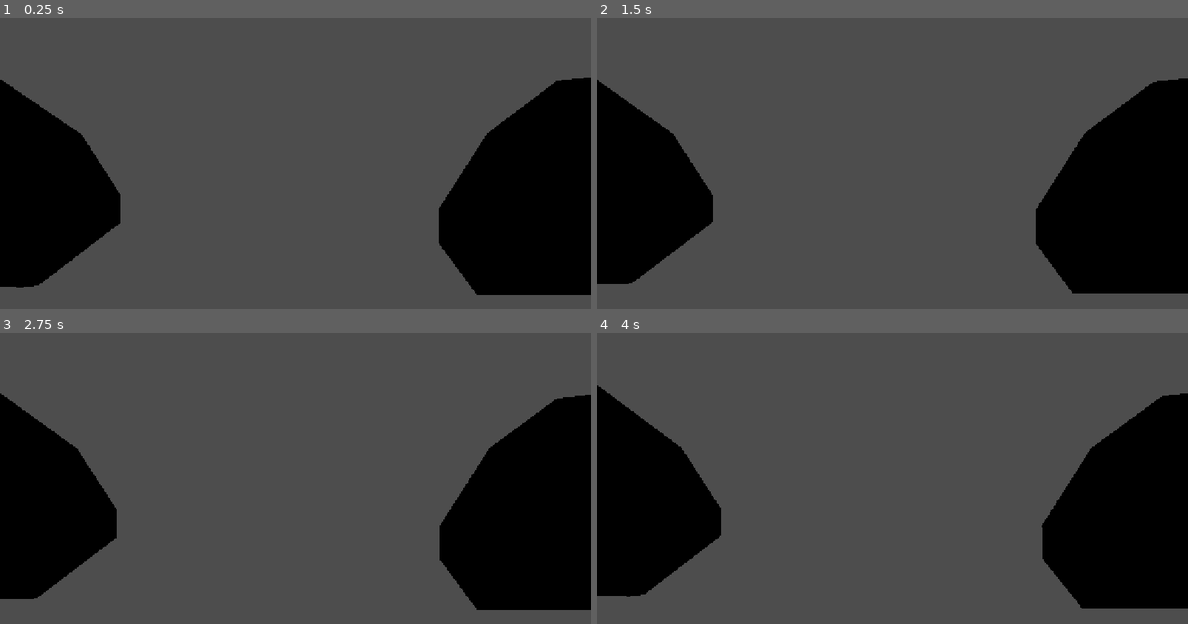
Above: before the commit, frames 1-4 (two rows, left to right).
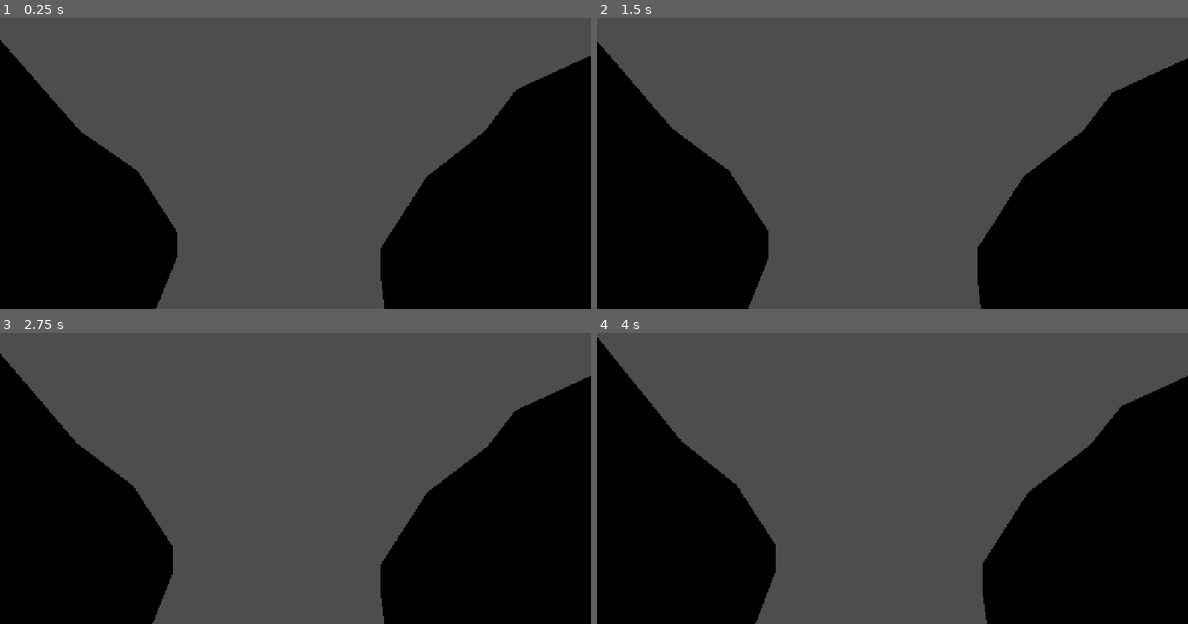
Above: after the commit, the same moments.

Repository: amami-cell/susabiyu-ig-auto
Game: Godot game, scene res://scenes/actors/player.tscn
Same seed, same stepped clock (60 frames per second), same inputs: the game is played once before the commit and once after it. This scene is started directly instead of the project's main scene.
Inputs (mouse positions are in pixels of both pictures, inside the frame that each line leads up to):
- Up to frame 1 (0.25 s): no input
- Up to frame 2 (1.5 s): move the mouse to (1022, 125) at 0.52 s; hold D (move_right) 0.53-1.25 s; tap J (act_attack) at 0.6 s; click (1022, 125) at 0.67 s; tap Space (act_jump) at 0.77, 1.07 s; drag from (774, 160) to (862, 210) at 1.27 s
- Up to frame 3 (2.75 s): move the mouse to (354, 385) at 2.02 s; hold D (move_right) from 2.03 s (still down); tap J (act_attack) at 2.1 s
- Up to frame 4 (4 s): release D (move_right) at 2.75 s; drag from (862, 525) to (715, 408) at 2.77 s; move the mouse to (1069, 507) at 3.52 s; hold A (move_left) from 3.53 s (still down); tap J (act_attack) at 3.6 s; tap Space (act_jump) at 3.77 s

The runs differ from the first frame. In frame 1, 15% of the frame differs, in the area x 0-100%, y 7-100%; in frame 2, 15%; in frame 3, 15%; in frame 4, 16%, in the area x 0-100%, y 1-100%.

Commit message:
本物モデルを“可愛く”：頭を大きくしてチビ3頭身＋手足ぷに＋パステル
- KobitoModel：頭ボーン(mixamorig_Head)を2.0倍、手足を1.3〜1.35倍にスケールして
  可愛い3頭身チビに。アニメがスケールを触らない前提で毎フレーム再適用して保つ。
- 色替えをパステル寄りに（家族色を混ぜつつ明るく・つや消し）。
- リグ付きモデルの質感は活かしたまま“可愛い”方向へ。selftest OK。

Co-Authored-By: Claude Opus 4.8 <noreply@anthropic.com>
Claude-Session: https://claude.ai/code/session_01Vw7YN8y4ArxBhwqv8CY4gx

Diff:
--- a/kobito-3d/scenes/actors/kobito_model.gd
+++ b/kobito-3d/scenes/actors/kobito_model.gd
@@ -12,10 +12,15 @@
 const BASE_SCALE := 0.052       # HVGirl の素の大きさ→小人サイズへ
 const FEET_Y := -0.52           # body ローカルでの足元（クレイ版と揃える）
 const WALK_SPEED_ON := 0.4      # この速さ以上で歩きアニメ
+const HEAD_SCALE := 2.0         # 頭を大きく＝3頭身チビで可愛く
+const HAND_SCALE := 1.35        # 手足も少し大きく＝ぷにっと可愛い
+const FOOT_SCALE := 1.3
 
 var _actor: Object = null
 var _ap: AnimationPlayer = null
 var _walking := false
+var _skel: Skeleton3D = null
+var _cute_bones: Array = []     # [[bone_idx, scale], ...] 毎フレーム再適用してチビ体型を保つ
 
 
 static func has_model() -> bool:
@@ -43,11 +48,30 @@
 	# 家族の色でうっすら色付け（服・肌をまとめて軽くトーン）
 	_tint(model, color)
 
+	# チビ化：頭を大きく・手足も少し大きく（可愛い3頭身）。毎フレーム再適用して保つ。
+	_skel = model.find_child("Skeleton3D", true, false)
+	if _skel != null:
+		_add_cute_bone("mixamorig_Head", HEAD_SCALE)
+		_add_cute_bone("mixamorig_LeftHand", HAND_SCALE)
+		_add_cute_bone("mixamorig_RightHand", HAND_SCALE)
+		_add_cute_bone("mixamorig_LeftFoot", FOOT_SCALE)
+		_add_cute_bone("mixamorig_RightFoot", FOOT_SCALE)
+		_apply_cute()
+
 	_ap = model.find_child("AnimationPlayer", true, false)
-	if _ap != null:
-		if _ap.has_animation("Idle"):
-			_ap.play("Idle")
-		_ap.get_animation("Walking")   # 触っておく（存在確認は play 時にガード）
+	if _ap != null and _ap.has_animation("Idle"):
+		_ap.play("Idle")
+
+
+func _add_cute_bone(bone_name: String, s: float) -> void:
+	var idx := _skel.find_bone(bone_name)
+	if idx >= 0:
+		_cute_bones.append([idx, s])
+
+
+func _apply_cute() -> void:
+	for pair in _cute_bones:
+		_skel.set_bone_pose_scale(pair[0], Vector3.ONE * pair[1])
 
 
 func _tint(root: Node, color: Color) -> void:
@@ -62,11 +86,16 @@
 			var m := base.duplicate() as BaseMaterial3D
 			if m == null:
 				continue
-			m.albedo_color = m.albedo_color.lerp(color, 0.22)
+			# パステル＝家族色を混ぜつつ明るく・やわらかく（可愛い方向）
+			m.albedo_color = m.albedo_color.lerp(color, 0.25).lightened(0.12)
+			m.roughness = maxf(m.roughness, 0.7)   # つや消し＝やわらか
 			mi.set_surface_override_material(s, m)
 
 
 func _process(_delta: float) -> void:
+	# アニメが上書きしても“チビ体型”を保つため毎フレーム再適用（スケールはアニメが触らない）
+	if _skel != null:
+		_apply_cute()
 	if _actor == null or _ap == null:
 		return
 	var speed := 0.0
